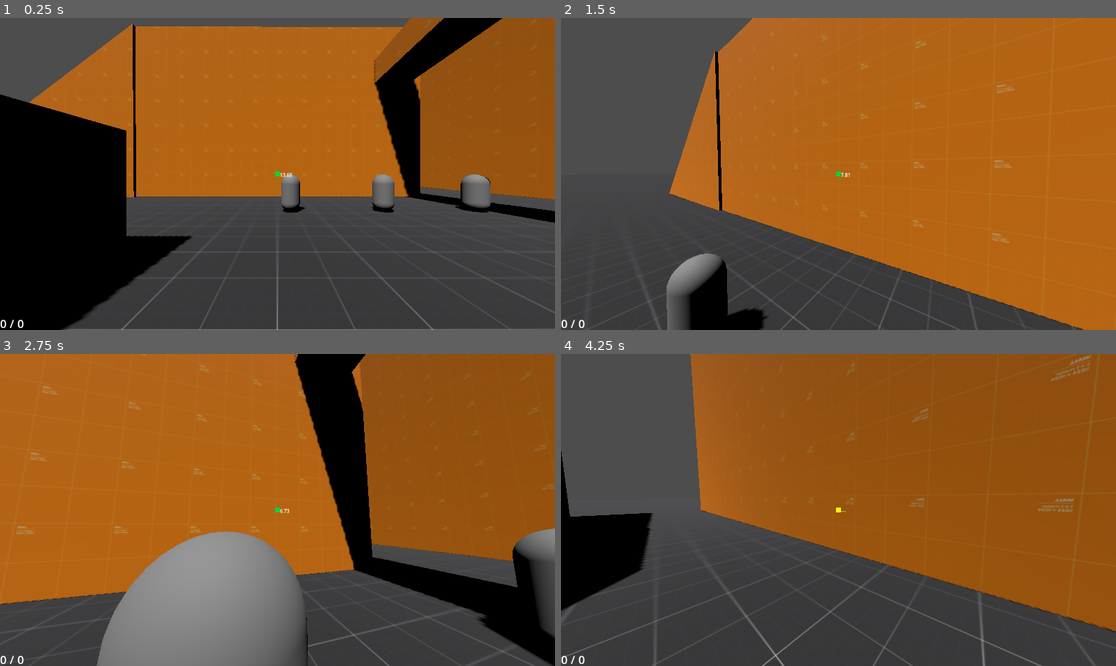
Above: before the commit, frames 1-4 (two rows, left to right).
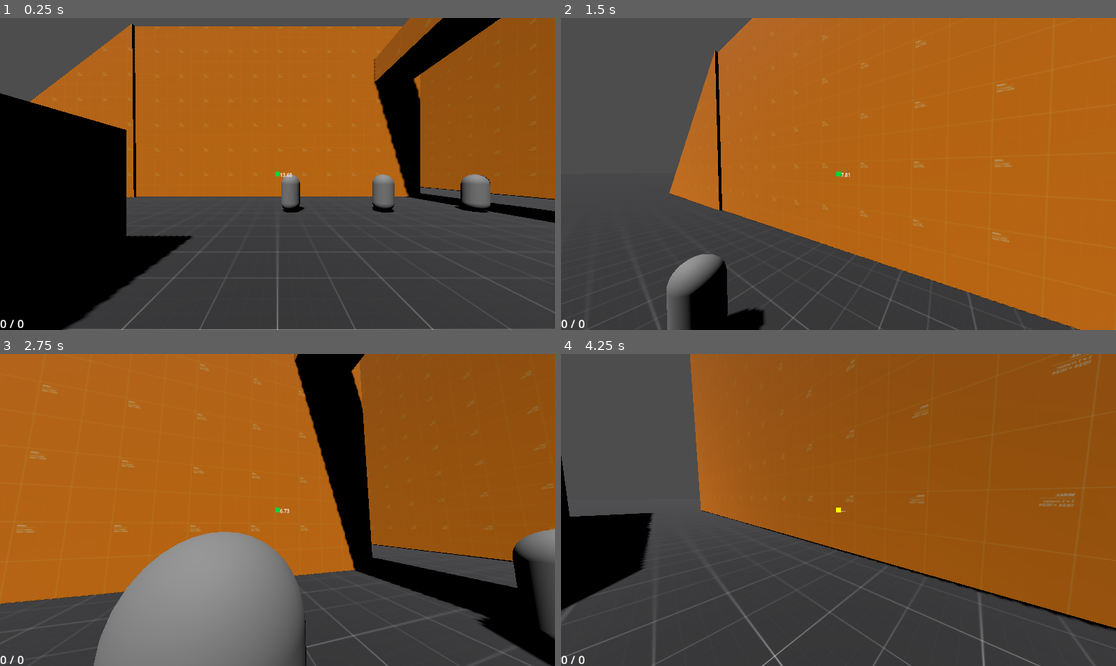
Above: after the commit, the same moments.

Repository: EdmundWohlmuth/Sch-Movement---GODOT
Game: Godot game, scene res://Scenes/Levels/test_level.tscn
Same seed, same stepped clock (60 frames per second), same inputs: the game is played once before the commit and once after it.
Inputs (mouse positions are in pixels of both pictures, inside the frame that each line leads up to):
- Up to frame 1 (0.25 s): no input
- Up to frame 2 (1.5 s): tap Enter (ui_accept) at 0.5 s; move the mouse to (866, 174) at 0.52 s; hold Right mouse button (grapple) 0.53-1.28 s; hold W (move_forward) from 0.53 s (still down); tap Space (jump) at 0.77 s; move the mouse to (810, 174) at 1.27 s; click (810, 174) at 1.35 s
- Up to frame 3 (2.75 s): keep holding W (move_forward); tap Space (jump) at 1.52 s; move the mouse to (288, 503) at 2.02 s; hold Ctrl (slide) from 2.03 s (still down)
- Up to frame 4 (4.25 s): keep holding W (move_forward); tap Enter (ui_accept) at 2.75 s; move the mouse to (832, 516) at 2.77 s; release Ctrl (slide) at 2.78 s; tap Shift (sprint) at 2.85 s; tap Space (jump) at 3.02, 3.77 s; move the mouse to (877, 513) at 3.52 s; hold Right mouse button (grapple) from 3.53 s (still down)

The runs differ from the first frame. In frame 1, 0.4% of the frame differs, in the area x 0-100%, y 0-71%; in frame 2, 0.4%; in frame 3, 1.1%; in frame 4, 1.1%, in the area x 0-100%, y 0-100%.

Commit message:
sticks to slopes

Diff:
--- a/Scenes/Levels/test_level.tscn
+++ b/Scenes/Levels/test_level.tscn
@@ -33,15 +33,6 @@
 weapon = 5
 
 [node name="WORLD_MESH" type="Node3D" parent="."]
-
-[node name="Floor" type="CSGBox3D" parent="WORLD_MESH"]
-transform = Transform3D(0.999996, -0.00245766, 0.00102346, 0.00245869, 0.999997, -0.00100164, -0.00102099, 0.00100415, 0.999999, -2.49885, -0.470545, 0.00208612)
-material_override = ExtResource("1_8yeky")
-calculate_tangents = false
-use_collision = true
-collision_priority = 20.0
-size = Vector3(500, 0.971191, 500)
-metadata/_edit_lock_ = true
 
 [node name="CSGBox1" type="CSGBox3D" parent="WORLD_MESH"]
 transform = Transform3D(1, 0, 0, 0, 1, 0, 0, 0, 1, 0, 7.42389, -26.141)
@@ -110,3 +101,10 @@
 use_collision = true
 mesh = SubResource("PrismMesh_npfmg")
 material = ExtResource("2_dksy8")
+
+[node name="CSGBox3D" type="CSGBox3D" parent="WORLD_MESH"]
+transform = Transform3D(1, 0, 0, 0, 1, 0, 0, 0, 1, 0, -0.5, 0)
+material_override = ExtResource("1_8yeky")
+use_collision = true
+size = Vector3(500, 1, 500)
+metadata/_edit_lock_ = true
--- a/Scenes/Player/player_char.tscn
+++ b/Scenes/Player/player_char.tscn
@@ -16,6 +16,7 @@
 collision_layer = 4
 collision_mask = 3
 wall_min_slide_angle = 0.785398
+floor_snap_length = 0.75
 script = ExtResource("1_2bvri")
 weapon_manager = NodePath("WeaponManager")
 special_traverse = NodePath("GrappleHook")
--- a/Scripts/PlayerChar/player_char.gd
+++ b/Scripts/PlayerChar/player_char.gd
@@ -179,25 +179,18 @@
 
 # Manage player input by checking the current input and setting the direction for later use
 func manage_input():
+  var input_dir = Input.get_vector("move_left", "move_right", "move_forward", "move_back")
   var floor_normal = grounding_ray.get_collision_normal()
 
-  var input_dir = Input.get_vector("move_left", "move_right", "move_forward", "move_back")
-  #if !on_wall:
   direction = (head.transform.basis * Vector3(input_dir.x, 0, input_dir.y)).normalized()
-  #elif on_wall:
-    #var up_vector:Vector3 = Vector3.UP
-    #var wall_forward:Vector3 = up_vector.cross(wall_normal)
-    #
-    #if (head.transform.basis - wall_forward).magnitude > (head.transform.basis - -wall_forward).magnitude:
-      #wall_forward = -wall_forward
-
-    #direction = (head.transform.basis * wall_forward).normalized()
 
 # This adds mommentmum to the character gradually to keep true to the original build that uses a Rigidbody
 func handle_movement(delta):
   var speed_cap = get_movement_speed()
+
   if speed_cap > 0:
     var accel_speed = ground_accel * delta * get_movement_speed()
+
     accel_speed = min(accel_speed, speed_cap)
     #else: accel_speed = min(accel_speed, speed_cap) * 2
     self.velocity += accel_speed * direction
@@ -208,6 +201,7 @@
   var real_speed = max(self.velocity.length() - drop * 4, 0)
   if self.velocity.length() > 0:
     real_speed /= self.velocity.length()
+
   self.velocity *= real_speed
 
 # allows for steering while in the air for more floaty air movement
